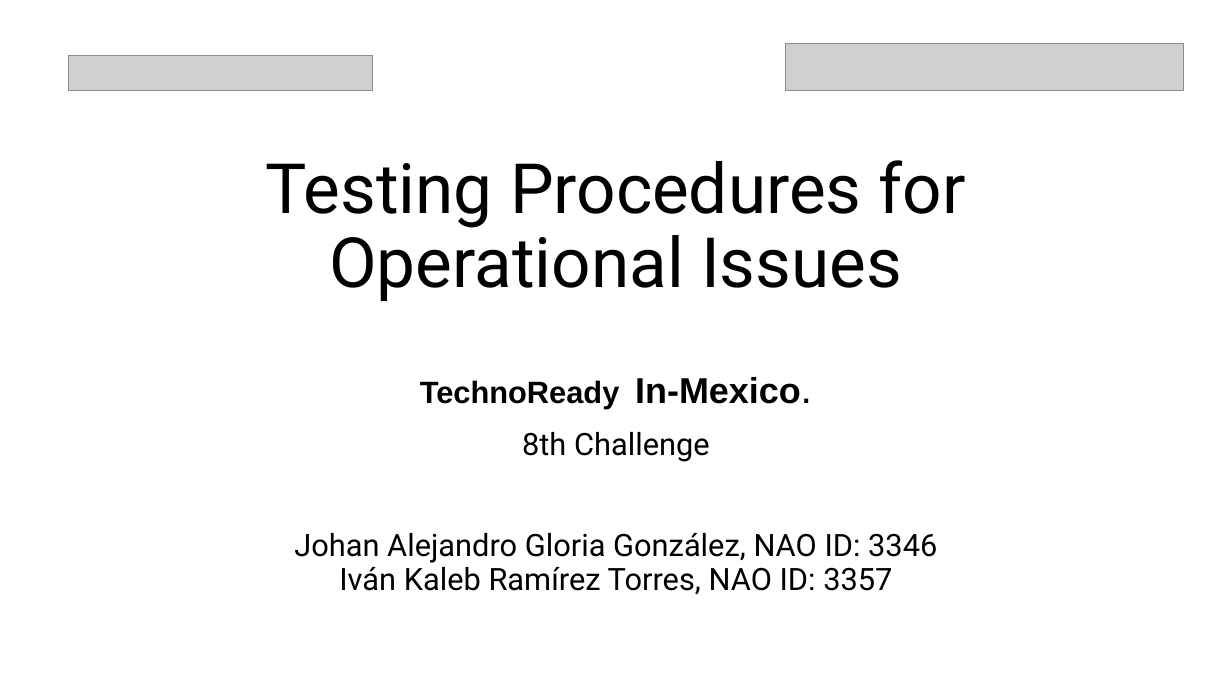
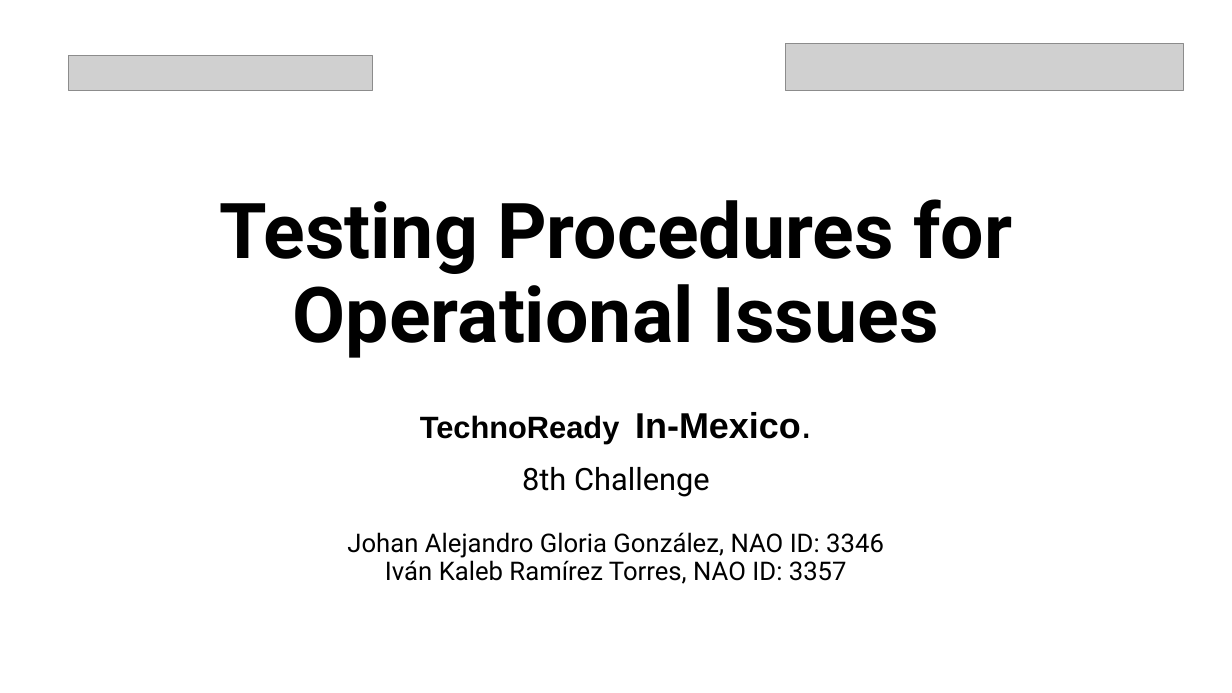
Before and after one commit to rtkaleb/Testing-Procedures-for-Operational-Issues, a slide deck: slide 1 of Sprint 1/Word/SCRUM, JSON, and CSV.pptx. Drawn at 1232x693 pixels with LibreOffice and Linux fonts; fonts in the diff are those of the drawing; grey boxes stand for pictures. Boxes give left, top, right and bottom in pixels: in the first picture for what was removed or moved away, otherwise in the second. Text is boxed around its words. In the diff, an @@ line names an element or a change of style, - is before the commit and + after.

```diff
--- a/Sprint 1/Word/SCRUM, JSON, and CSV.pptx
+++ b/Sprint 1/Word/SCRUM, JSON, and CSV.pptx
@@ title "Testing Procedures for Operational Issues" moved from (x1=266, y1=160, x2=966, y2=301) to (x1=219, y1=199, x2=1012, y2=358) @@
@@ title "Testing Procedures for Operational Issues" at (x1=219, y1=199, x2=1012, y2=358): size 54 to 60 pt, bold on @@
@@ subtitle "TechnoReady In-Mexico." moved from (x1=420, y1=377, x2=800, y2=462) to (x1=420, y1=412, x2=800, y2=497) @@
@@ text "Johan Alejandro Gloria González, NAO ..." at (x1=347, y1=532, x2=884, y2=584): size 24 to 20 pt @@
```
Also in this commit, not shown: 4 other slides changed, 1 slide added, 7 slides removed, 9 other files.
